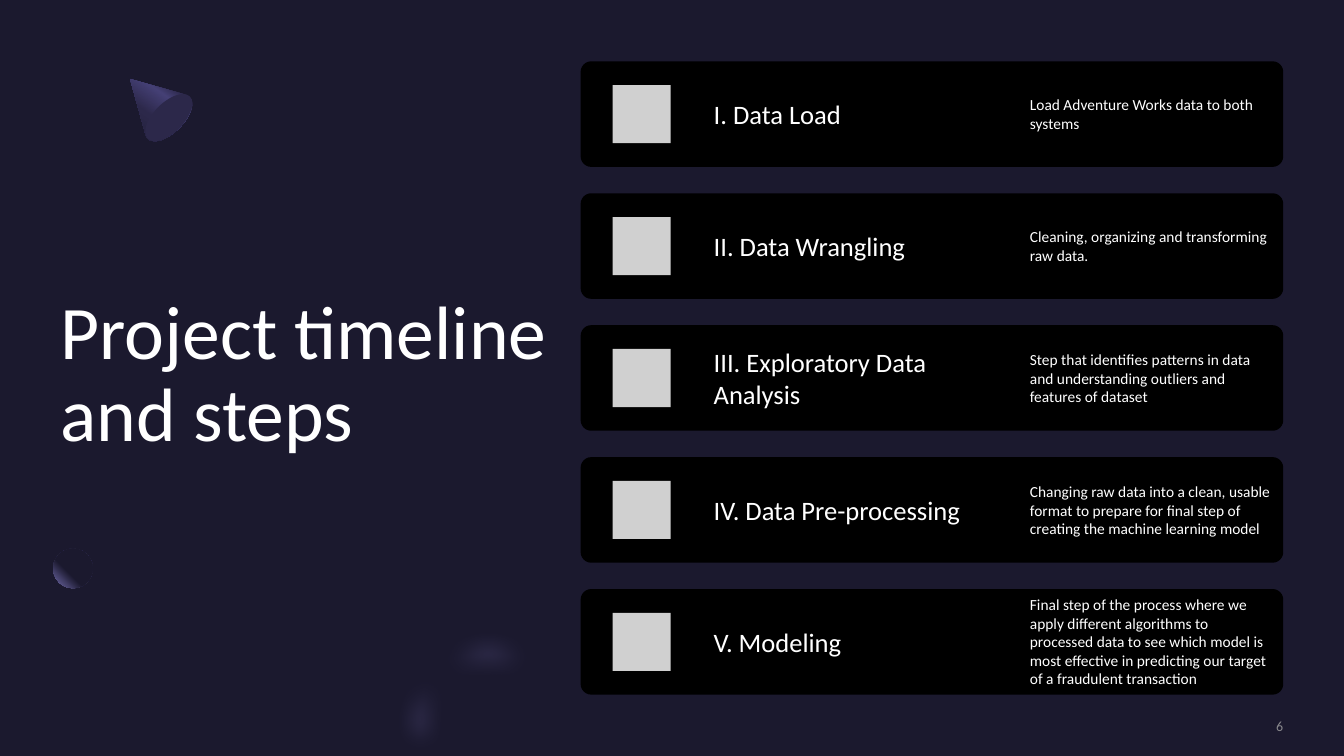
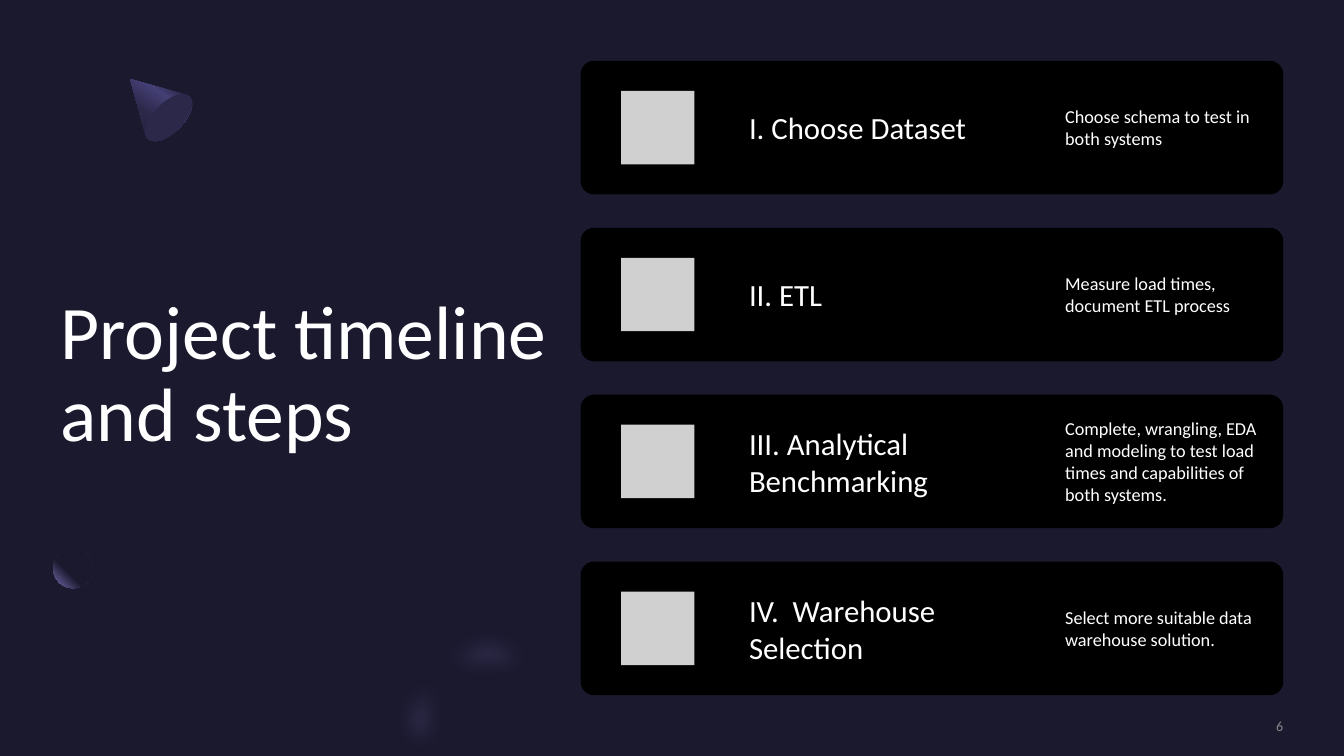
Before and after one commit to rehank1990/Capstone-3, a slide deck: slide 6 of Capstone 3 Datawarehouse Comparisons.pptx. Drawn at 1344x756 pixels with LibreOffice and Linux fonts; fonts in the diff are those of the drawing; grey boxes stand for pictures. Boxes give left, top, right and bottom in pixels: in the first picture for what was removed or moved away, otherwise in the second. Text is boxed around its words. In the diff, an @@ line names an element or a change of style, - is before the commit and + after.

```diff
--- a/Capstone 3 Datawarehouse Comparisons.pptx
+++ b/Capstone 3 Datawarehouse Comparisons.pptx
@@ rounded rectangle: place and size @@
-rounded rectangle at (581,62,1284,167)
+rounded rectangle at (581,60,1284,194)
@@ picture: place and size @@
-picture at (613,85,671,143)
+picture at (621,91,695,164)
@@ text at (749,117,966,140): text changed; size 19 to 22 pt @@
-I. Data Load
+I. Choose Dataset
@@ text at (1065,110,1250,148): text changed; size 11 to 13 pt @@
-Load Adventure Works data to both systems
+Choose schema to test in both systems
@@ rounded rectangle: place and size @@
-rounded rectangle at (581,194,1284,299)
+rounded rectangle at (581,228,1284,361)
@@ text at (749,286,822,306): text changed; size 19 to 22 pt @@
-II. Data Wrangling
+II. ETL
@@ rounded rectangle: place and size @@
-rounded rectangle at (581,458,1284,564)
+rounded rectangle at (581,395,1284,528)
@@ picture: place and size @@
-picture at (613,349,671,407)
+picture at (621,424,695,498)
@@ rounded rectangle: place and size @@
-rounded rectangle at (581,589,1284,695)
+rounded rectangle at (581,562,1284,695)
@@ group removed at (581,217,1284,684): 7 texts, 3 pictures, 1 rounded rectangle @@
-Cleaning, organizing and transforming raw data.
-III. Exploratory Data Analysis
-Step that identifies patterns in data and understanding outliers and features of dataset
-IV. Data Pre-processing
-Changing raw data into a clean, usable format to prepare for final step of creating the machine learning model
-V. Modeling
-Final step of the process where we apply different algorithms to processed data to see which model is most effective in predicting our target of a fraudulent transaction
@@ group added at (621,258,1256,665): 5 texts, 2 pictures @@
+Measure load times, document ETL process
+III. Analytical Benchmarking
+Complete, wrangling, EDA and modeling to test load times and capabilities of both systems.
+IV. Warehouse Selection
+Select more suitable data warehouse solution.
```
Also in this commit, not shown: 6 other slides changed, 7 slides added, 5 slides removed.
